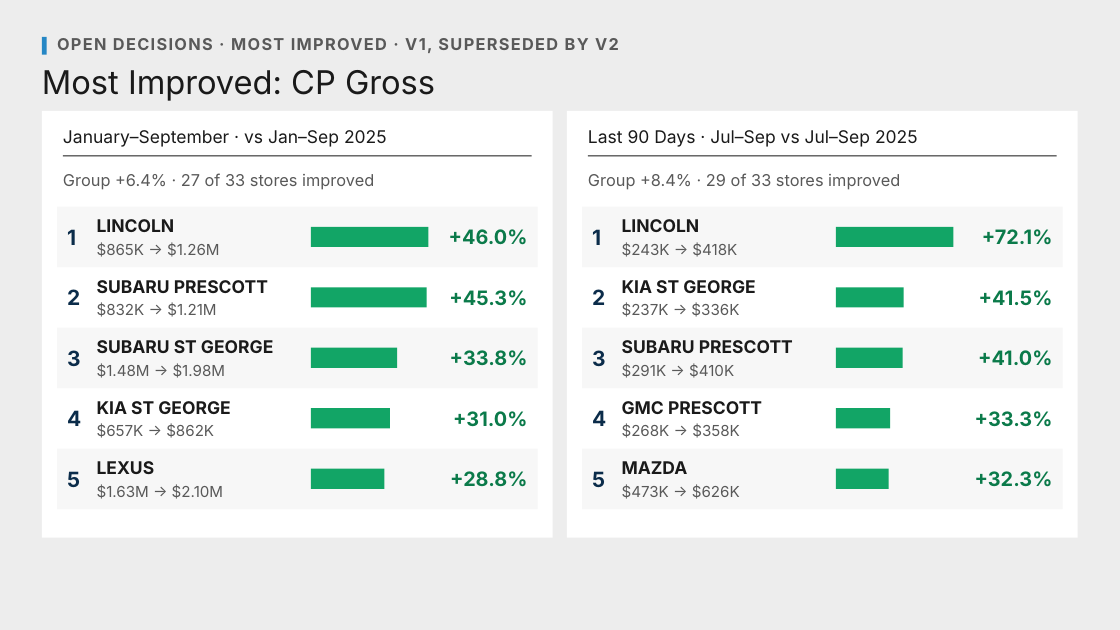
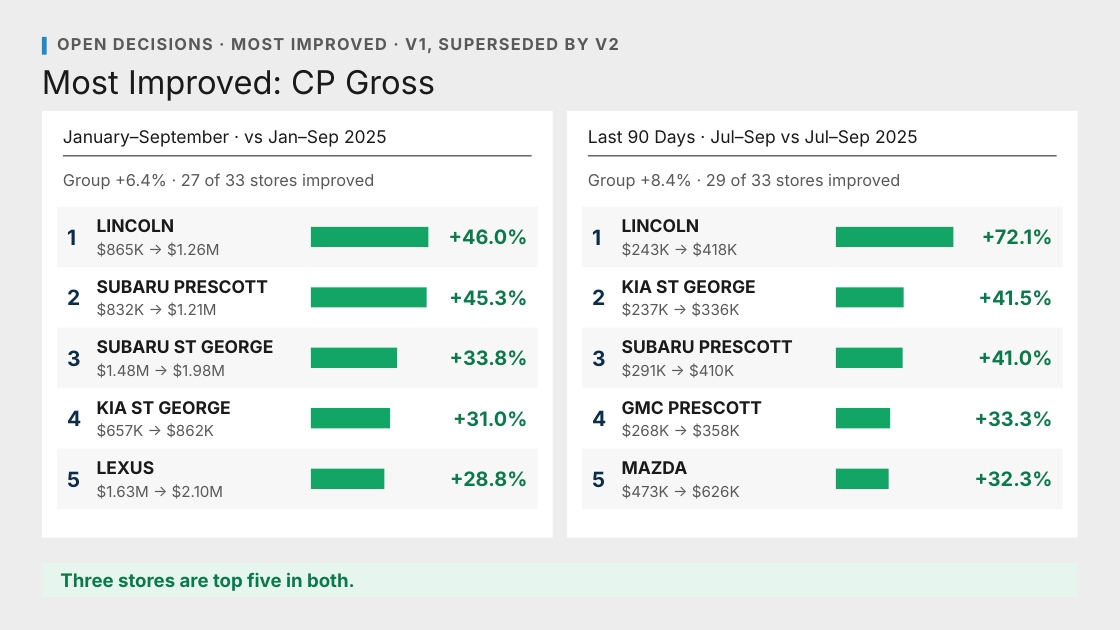
Before and after one commit to Ndresner/Noah, a slide deck: slide 197 of day2-deck/decks/Fixed Ops - Day 2 Example Test Deck.pptx. Drawn at 1120x630 pixels with LibreOffice and Linux fonts; fonts in the diff are those of the drawing. Boxes give left, top, right and bottom in pixels: in the first picture for what was removed or moved away, otherwise in the second. Text is boxed around its words. In the diff, an @@ line names an element or a change of style, - is before the commit and + after.

```diff
--- a/day2-deck/decks/Fixed Ops - Day 2 Example Test Deck.pptx
+++ b/day2-deck/decks/Fixed Ops - Day 2 Example Test Deck.pptx
@@ rectangle added at box(42, 563, 1078, 597), fill #E6F6EE @@
@@ text added at box(60, 572, 355, 591), 16 pt, text #0B7A4A, bold @@
+Three stores are top five in both.
```
Also in this commit, not shown: 59 other slides changed, 35 other files.
